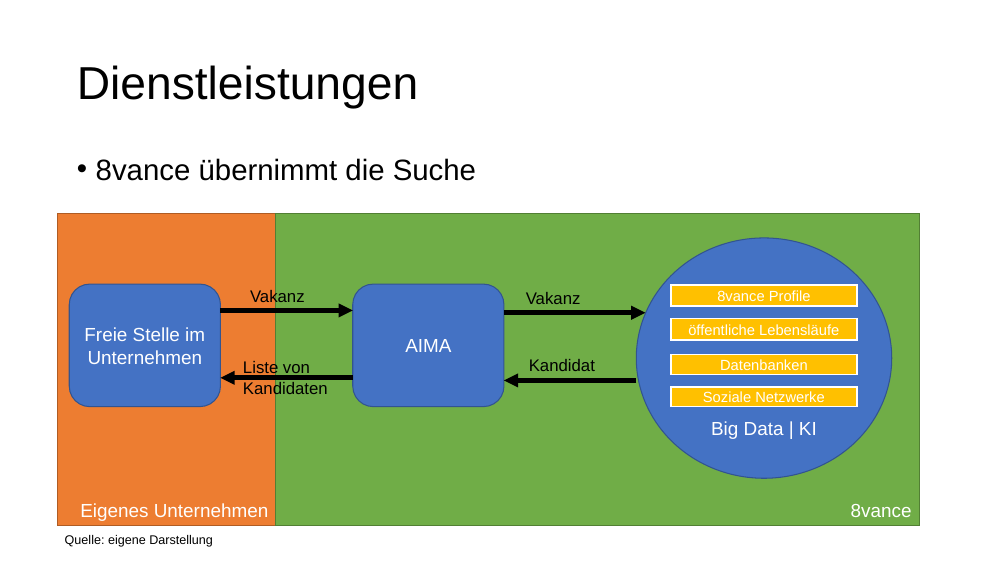
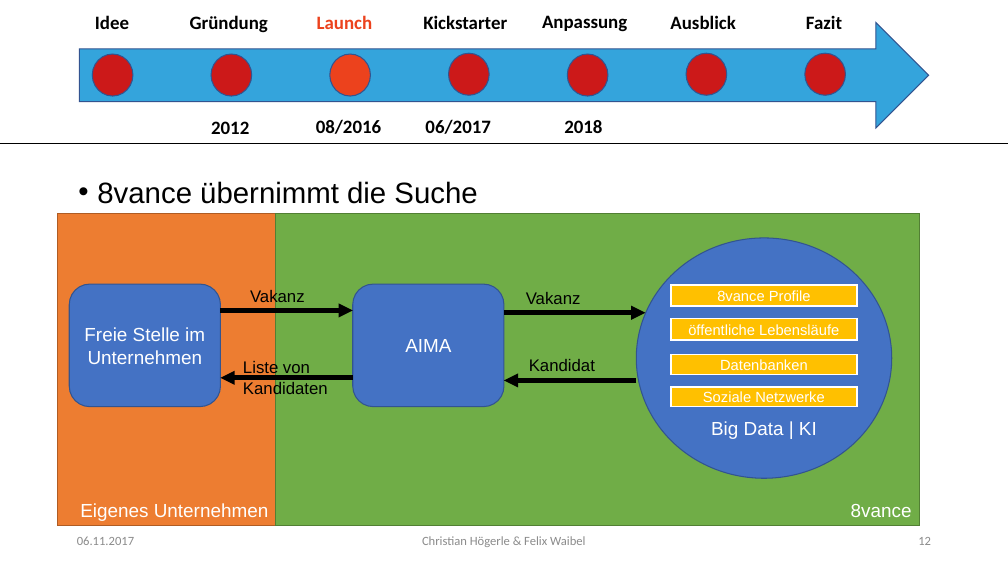
Before and after one commit to Fewa93/8vance, a slide deck: slide 12 of 8vance.pptx (slide 9 before the commit). Drawn at 1008x567 pixels with LibreOffice and Linux fonts; fonts in the diff are those of the drawing. Boxes give left, top, right and bottom in pixels: in the first picture for what was removed or moved away, otherwise in the second. Text is boxed around its words. In the diff, an @@ line names an element or a change of style, - is before the commit and + after.

```diff
--- a/8vance.pptx
+++ b/8vance.pptx
@@ group added at (79,15,929,134): 11 texts, 7 ellipses, 1 right arrow @@
+Idee
+Gründung
+Launch
+2012
+08/2016
+Kickstarter
+06/2017
+Anpassung
+2018
+Ausblick
+Fazit
@@ title removed at (77,65,418,109) @@
-Dienstleistungen
@@ line added from (0, 143) to (1008, 143), #000000 0.5 pt @@
@@ text "8vance übernimmt die Suche": place and size @@
-text "8vance übernimmt die Suche" at (96,158,476,181)
+text "8vance übernimmt die Suche" at (97,181,477,204)
@@ text removed at (65,535,213,547) @@
-Quelle: eigene Darstellung
@@ text added at (77,536,134,545), 12 pt, text #8C8C8C @@
+06.11.2017
@@ text added at (422,536,585,547), 12 pt, text #8C8C8C @@
+Christian Högerle & Felix Waibel
@@ page number added at (918,537,931,545), 12 pt, text #8C8C8C @@
+12
```
Also in this commit, not shown: 8 other slides changed, 10 slides added, 5 slides removed, 8 other files.
